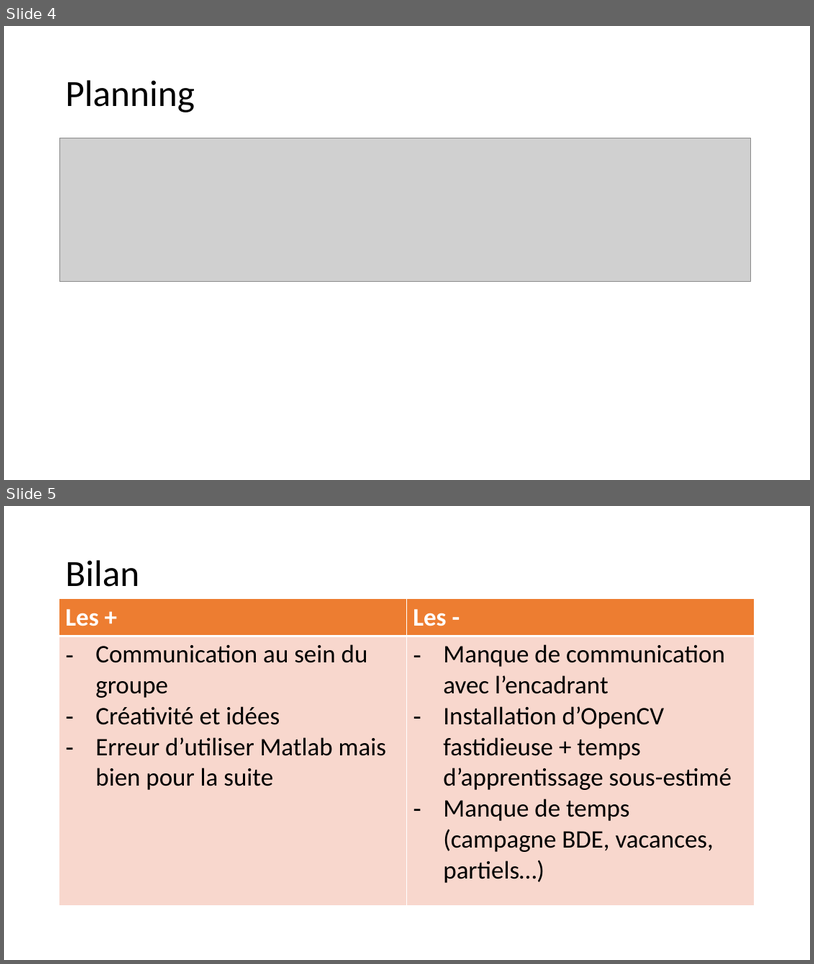
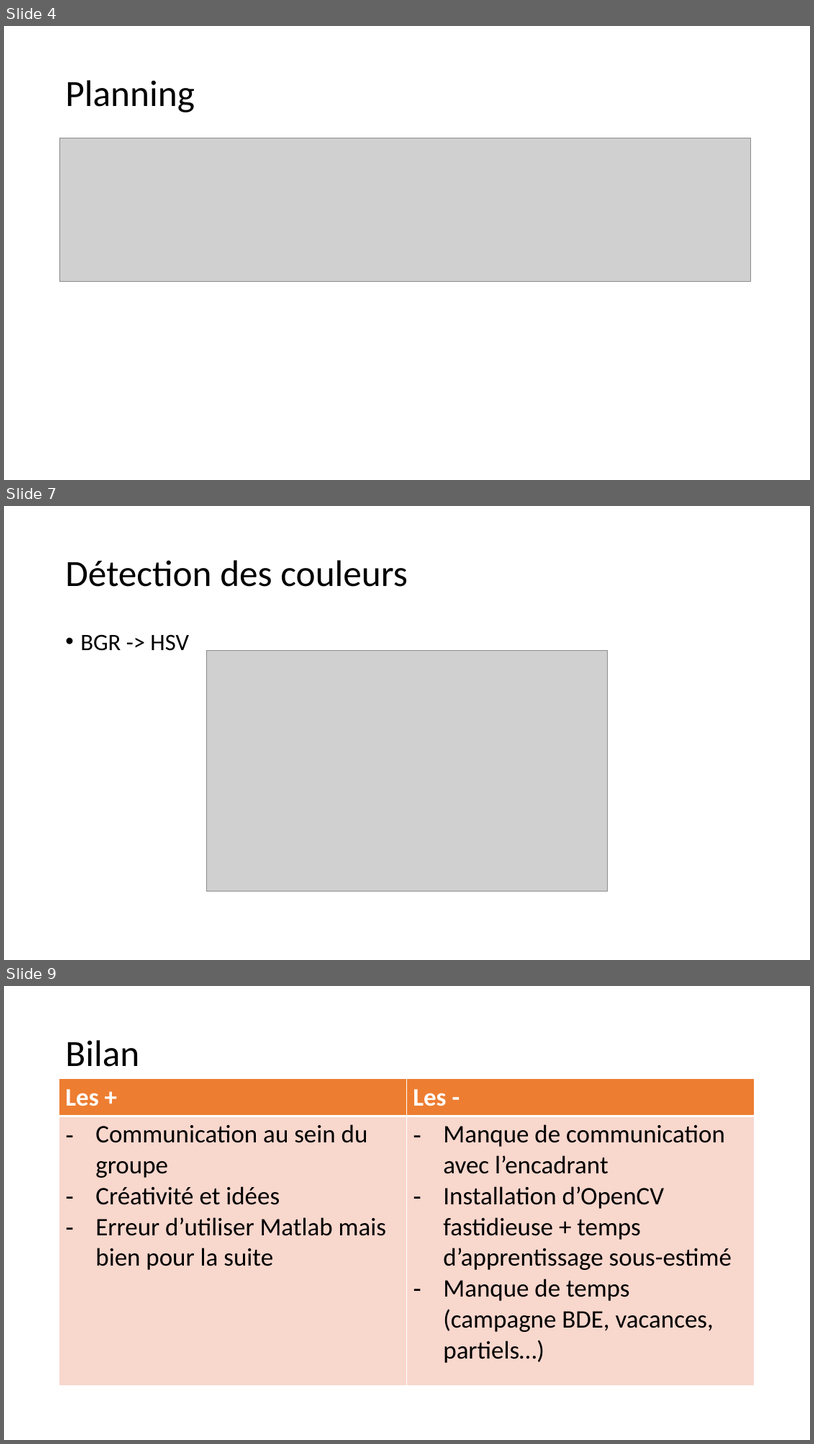
Before and after one commit to Bugro/CUBI, a slide deck: Com/COPIL.pptx. Shown one above the other, each under a label of ours: slides 4 and 5 before the commit, slides 4, 7 and 9 after it; the slides between them are not shown. The pictures are 814x964 and 814x1444 pixels, drawn with LibreOffice and Linux fonts; fonts in the diff are those of the drawing; grey boxes stand for pictures; background and template pictures are left out. Boxes give left, top, right and bottom in pixels: in the first picture for what was removed or moved away, otherwise in the second. Text is boxed around its words. In the diff, an @@ line names an element or a change of style, - is before the commit and + after.

```diff
--- a/Com/COPIL.pptx
+++ b/Com/COPIL.pptx
@@ slide 7 added at (x1=4, y1=506, x2=810, y2=960), background picture (left out) @@
@@ title added at (x1=65, y1=560, x2=408, y2=587), 44 pt, text #000000 @@
+Détection des couleurs
@@ text added at (x1=80, y1=634, x2=189, y2=651), 28 pt, text #000000 @@
+• BGR -> HSV
@@ picture added at (x1=206, y1=651, x2=608, y2=890) @@
@@ what was slide 5 is now slide 9 @@
```
Also in this commit, not shown: 1 slide changed, 3 other slides added, 5 other files.
